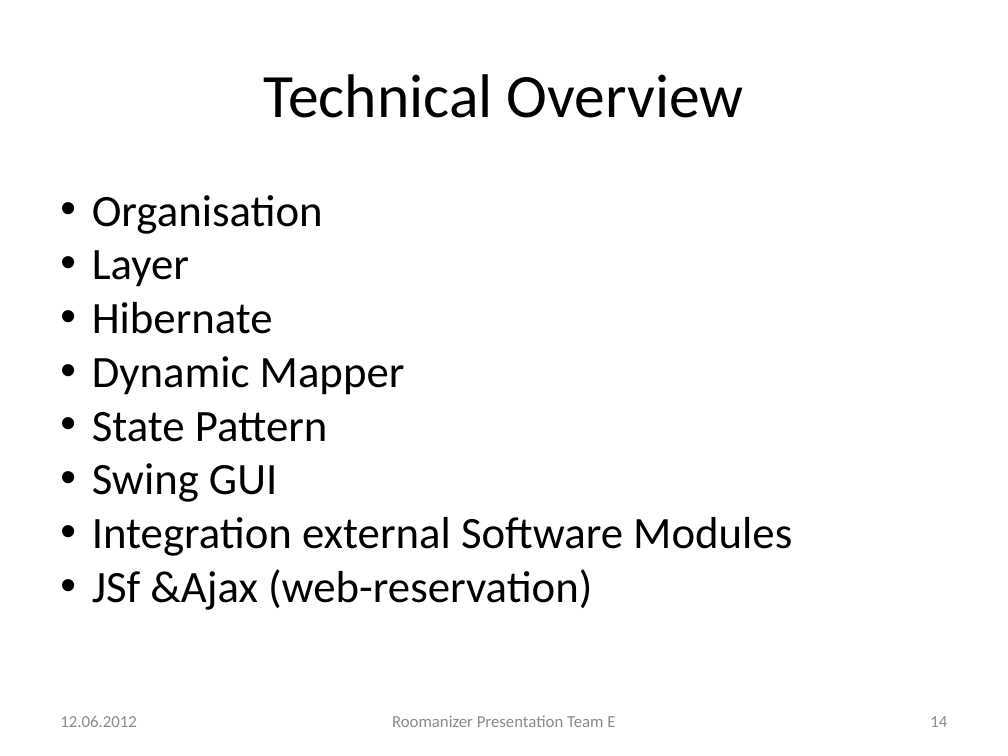
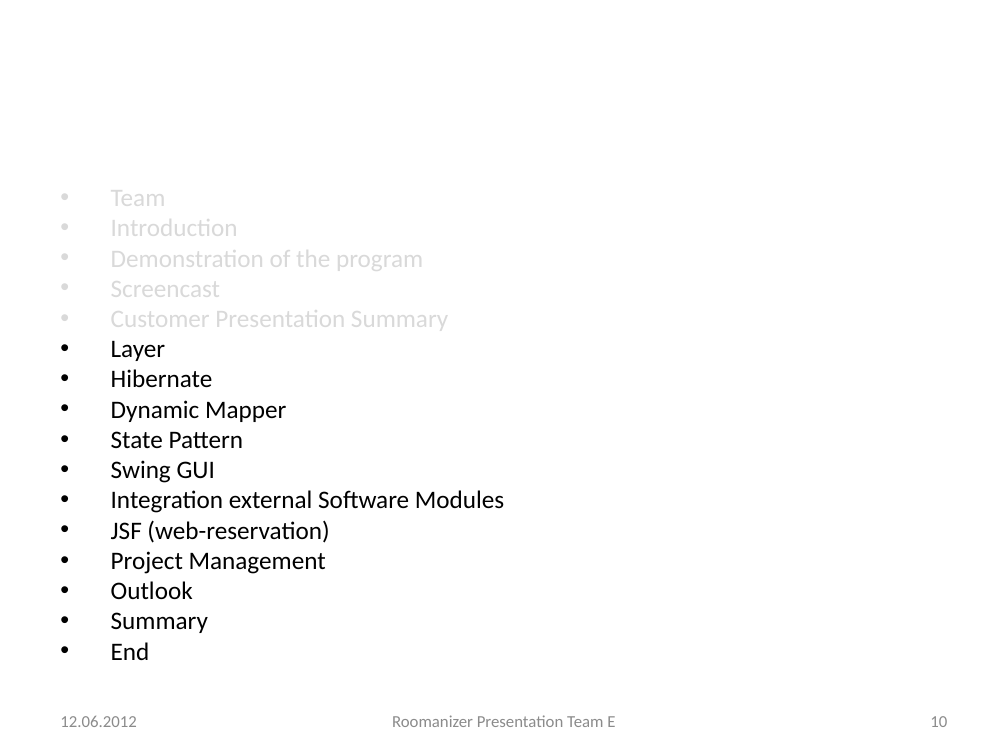
Before and after one commit to markusmo/HotelSoftware, a slide deck: slide 10 of Documentation/Praesentation/PresentationRoomanizer.pptx (slide 14 before the commit). Drawn at 1008x756 pixels with LibreOffice and Linux fonts; fonts in the diff are those of the drawing. Boxes give left, top, right and bottom in pixels: in the first picture for what was removed or moved away, otherwise in the second. Text is boxed around its words. In the diff, an @@ line names an element or a change of style, - is before the commit and + after.

```diff
--- a/Documentation/Praesentation/PresentationRoomanizer.pptx
+++ b/Documentation/Praesentation/PresentationRoomanizer.pptx
@@ title removed at (264,74,744,118) @@
-Technical Overview
@@ text at (111,183,448,334): text changed; size 32 to 18 pt; text colour #000000 to #D9D9D9 @@
-• Organisation
+• Team
+• Introduction
+• Demonstration of the program
+• Screencast
+• Customer Presentation Summary
@@ text at (111,340,504,513): size 32 to 18 pt in "Layer", "Hibernate", "Dynamic Mapper", "State Pattern" and 2 more places; indent changed @@
@@ text at (111,520,329,660): text changed; size 32 to 18 pt @@
-• JSf &Ajax (web-reservation)
+• JSF (web-reservation)
+• Project Management
+• Outlook
+• Summary
+• End
@@ page number at (930,716,947,727): text changed @@
-14
+10
```
Also in this commit, not shown: 26 other slides changed, 1 slide added, 4 slides removed, 9 other files.
